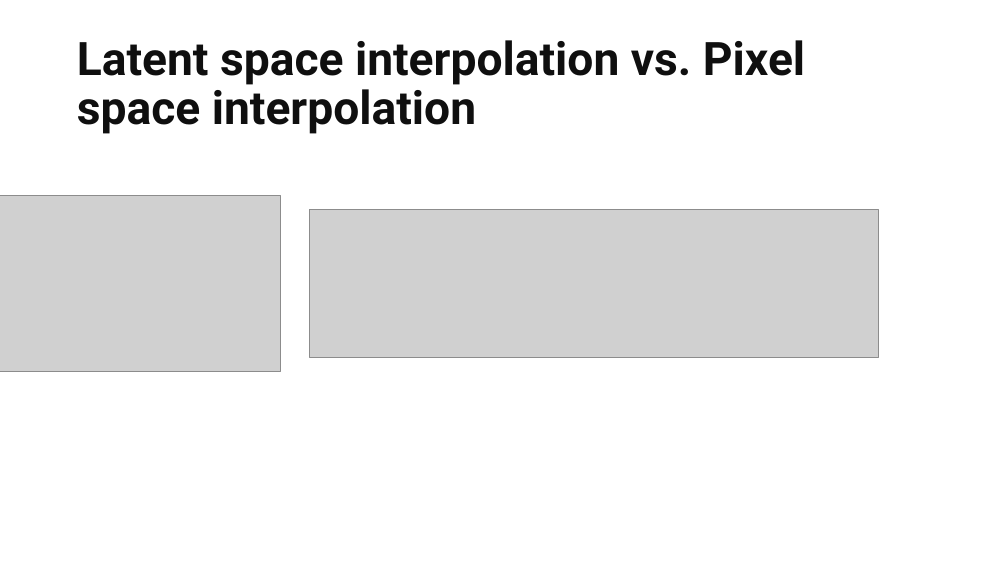
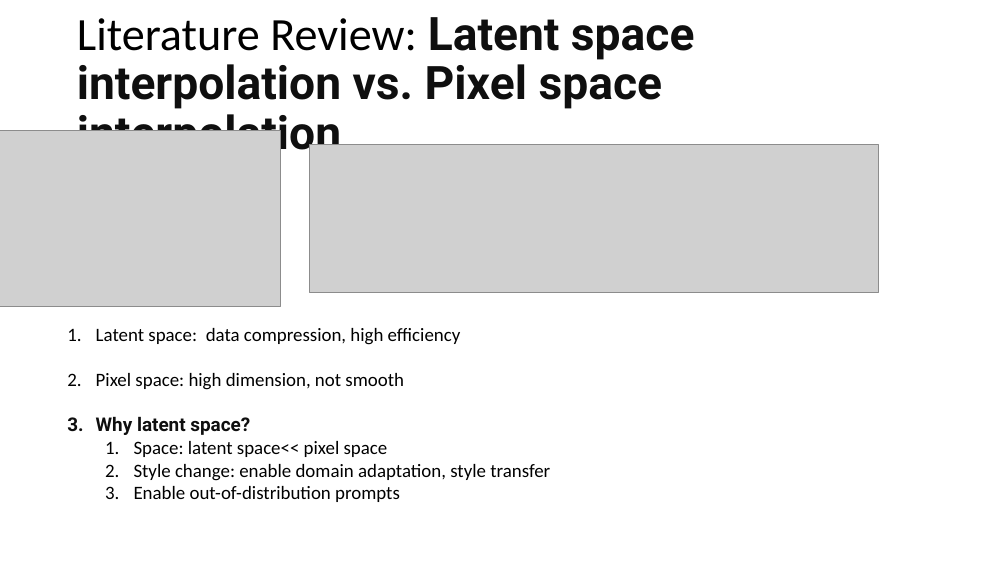
Before and after one commit to jasonfghx/lilicoco, a slide deck: slide 6 of diffusion書報/DDPM.pptx. Drawn at 1008x567 pixels with LibreOffice and Linux fonts; fonts in the diff are those of the drawing; grey boxes stand for pictures. Boxes give left, top, right and bottom in pixels: in the first picture for what was removed or moved away, otherwise in the second. Text is boxed around its words. In the diff, an @@ line names an element or a change of style, - is before the commit and + after.

```diff
--- a/diffusion書報/DDPM.pptx
+++ b/diffusion書報/DDPM.pptx
@@ title at [77,17,695,160]: text changed @@
-Latent space interpolation vs. Pixel space interpolation
+Literature Review: Latent space interpolation vs. Pixel space interpolation
@@ picture: place and size @@
-picture at [0,195,281,371]
+picture at [0,131,281,306]
@@ picture: place and size @@
-picture at [310,209,879,358]
+picture at [310,144,879,293]
@@ text added at [96,328,550,502], 18 pt, text #000000 @@
+1. Latent space: data compression, high efficiency
+2. Pixel space: high dimension, not smooth
+3. Why latent space?
+  1. Space: latent space<< pixel space
+  2. Style change: enable domain adaptation, style transfer
+  3. Enable out-of-distribution prompts
```
Also in this commit, not shown: 3 other slides changed, 1 slide removed.
